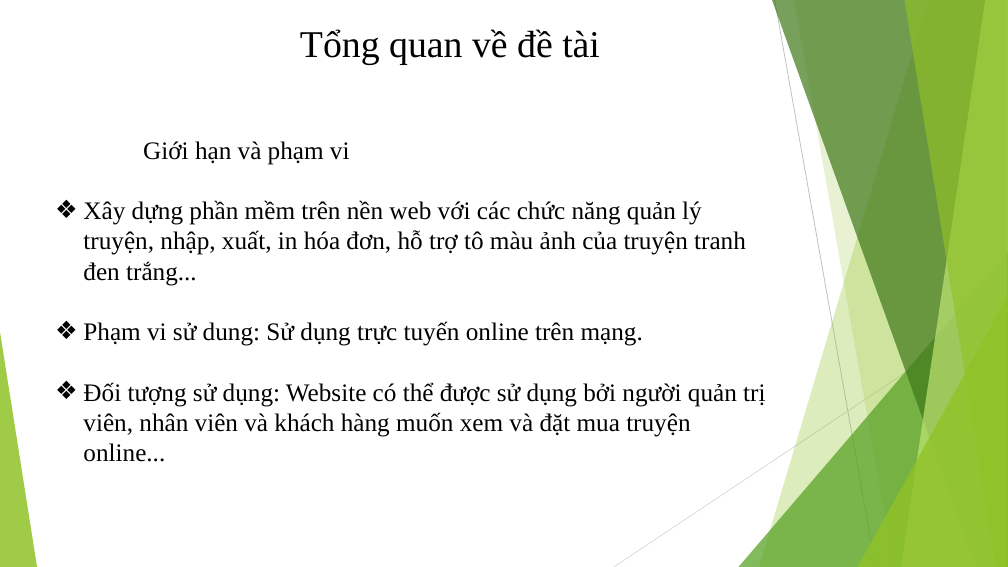
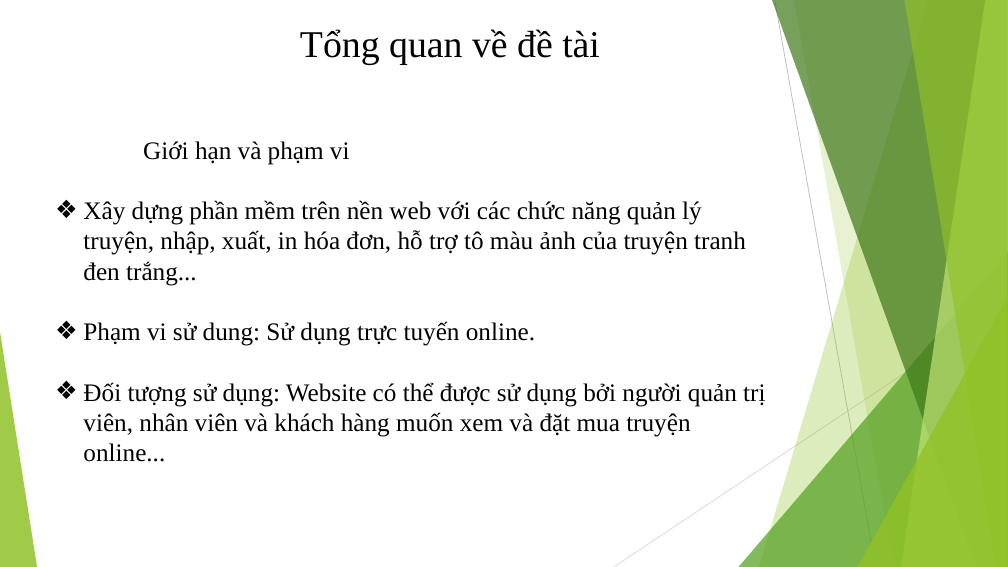
Before and after one commit to NgocTuyen10/shopping-cart, a slide deck: slide 5 of kltn_bui_ngoc_tuyen.pptx. Drawn at 1008x567 pixels with LibreOffice and Linux fonts; fonts in the diff are those of the drawing. Boxes give left, top, right and bottom in pixels: in the first picture for what was removed or moved away, otherwise in the second. Text is boxed around its words. In the diff, an @@ line names an element or a change of style, - is before the commit and + after.

Commit message:
update slide

```diff
--- a/kltn_bui_ngoc_tuyen.pptx
+++ b/kltn_bui_ngoc_tuyen.pptx
@@ text at bbox=[83, 321, 535, 346]: text changed @@
-❖ Phạm vi sử dung: Sử dụng trực tuyến online trên mạng.
+❖ Phạm vi sử dung: Sử dụng trực tuyến online.
```
Also in this commit, not shown: 2 other slides changed, 1 slide added, 1 other file.
